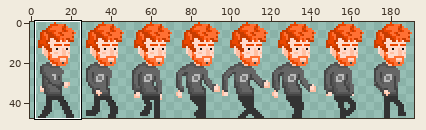
One commit to this sprite sheet: pfp-game/platforms/browser/www/img/character-3-walk.png. The first picture is a wide view before the edit; the outline marks the close-up.
Close-up. Old version:
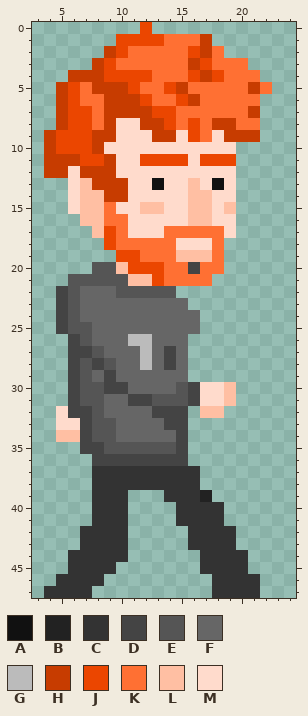
The file is 192x48 pixels. Colours within 5 levels of each other are drawn and written as one. Shown: x 3..24, y 0..47. The commit also changed other parts of the picture, which this record leaves out.
Palette (. is transparent): A #111111  B #222222  C #333333  D #444444  E #555555  F #666666  G #bbbbbb  H #c73c00  J #eb4600  K #ff7033  L #ffbfa3  M #ffdbcc
Pixels before, first column x 4:
 0 ........J..........
 1 ......JJJJKKKH.....
 2 .....HJKKKKKJHK....
 3 ....HJKKKKKKHJKKK..
 4 ..HHHJJJJKKKJHJKKK.
 5 .HJKHHHJKKJHKKKKKHK
 6 .HJKKHHHJKKJHKKKKK.
 7 .HJJKHHHHJJKKKKKKH.
 8 .HJJKHMMHHJKJKHHKK.
 9 HJJJHHMMMHHMJKMHHH.
10 HJJJHMMMMMMMMMMM...
11 HHHJJHMMJJJJMJJJ...
12 HHMHHHMMMMMMMMMM...
13 ..MLHHHMMAMMLMAM...
14 ..MLLHHMMMMMLLMM...
15 ..MLLKMMLLMMLLML...
16 ...LLKKMMMMMLLMM...
17 ....LJKMMMKKKKKM...
18 .....JKKKKKMMMK....
19 ......JJKKKLLLK....
20 ....EELJJJKKDKK....
21 ..EEEEELLJKKKK.....
22 .DEFFFEEEEE........
23 .DEFFFFFFFFF.......
24 .DEFFFFFFFFFF......
25 .DEEFFFFFFFFF......
26 ..DEFFFGGFFF.......
27 ..DDEFFFGFDF.......
28 ..DEDEFFGFDF.......
29 ..DEFDFFFFFF.......
30 ..DEEDDFFFFEDMML...
31 ..DEEFFDDEEEDMML...
32 .MDDEFFFFDDD.LL....
33 .MMDEEFFFFDD.......
34 .LLDEEFFFFFD.......
35 ...DDEEEEEED.......
36 ....DDDDDDDD.......
37 ....CCCCCCCCC......
38 ....CCCCCCCCC......
39 ....CCC...CCCB.....
40 ....CCC....CCCC....
41 ....CCC....CCCC....
42 ...CCCC.....CCCC...
43 ...CCCC.....CCCC...
44 ..CCCCC......CCCC..
45 ..CCCC.......CCCC..
46 .CCCC.........CCCC.
47 CCCC..........CCCC.
New version:
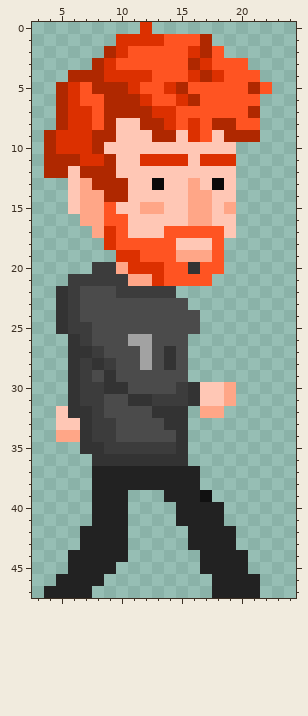
Edits made:
colour A: #111111 -> #0a0a0a
colour B: #222222 -> #111111
colour C: #333333 -> #222222
colour D: #444444 -> #333333
colour E: #555555 -> #3c3c3c
colour F: #666666 -> #4b4b4b
colour G: #bbbbbb -> #a2a2a2
colour H: #c73c00 -> #af2800
colour J: #eb4600 -> #dc3000
colour K: #ff7033 -> #ff5422
colour L: #ffbfa3 -> #ffa687
colour M: #ffdbcc -> #ffc7b5
Where, in picture pixels (left, top, right, bottom), the same in both close-ups:
changed: (44, 22, 272, 598)
